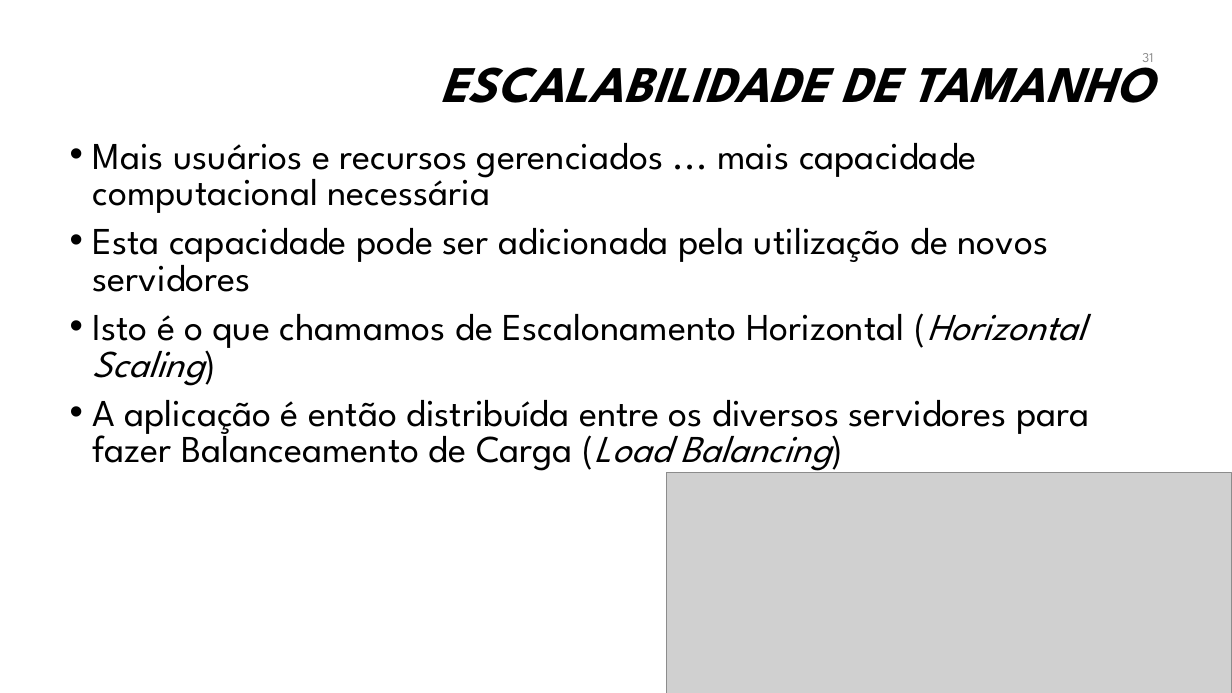
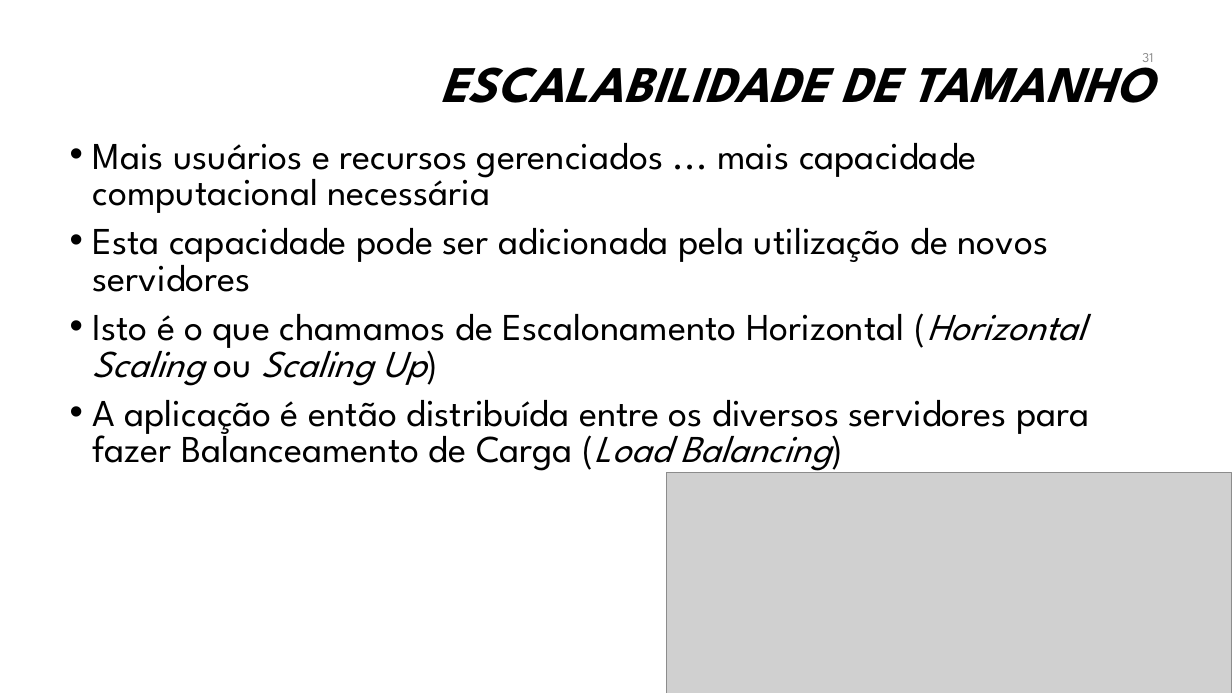
Before and after one commit to manoelcampos/sistemas-distribuidos, a slide deck: slide 31 of introducao-sd.pptx. Drawn at 1232x693 pixels with LibreOffice and Linux fonts; fonts in the diff are those of the drawing; grey boxes stand for pictures; background and template pictures are left out. Boxes give left, top, right and bottom in pixels: in the first picture for what was removed or moved away, otherwise in the second. Text is boxed around its words. In the diff, an @@ line names an element or a change of style, - is before the commit and + after.

```diff
--- a/introducao-sd.pptx
+++ b/introducao-sd.pptx
@@ text at box(93, 314, 1086, 386): text changed @@
-• Isto é o que chamamos de Escalonamento Horizontal (Horizontal Scaling)
+• Isto é o que chamamos de Escalonamento Horizontal (Horizontal Scaling ou Scaling Up)
```
Also in this commit, not shown: 1 slide added, 2 other files.
